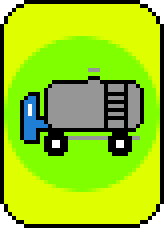
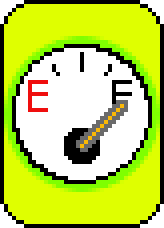
Comparing the layer stacks of the two w=164, h=228 images. Changes:
hid "Truck ladder" over [104, 84, 128, 128]
hid "Truck tank" over [44, 68, 144, 132]
hid "Truck body" over [20, 92, 52, 144]
hid "Truck wheels" over [44, 132, 132, 156]
hid "Truck axle" over [52, 136, 140, 140]
added layer "Needle" above "Needle mount" over [76, 100, 128, 152]
added layer "Needle mount" above "Tick marks" over [64, 128, 100, 164]
added layer "Tick marks" above "F" over [52, 52, 112, 76]
added layer "F" above "E" over [112, 84, 132, 112]
added layer "E" above "Gauge border" over [28, 80, 48, 112]
added layer "Gauge border" above "Gauge background" over [12, 44, 152, 184]
added layer "Gauge background" above "Circle" over [16, 48, 148, 180]
